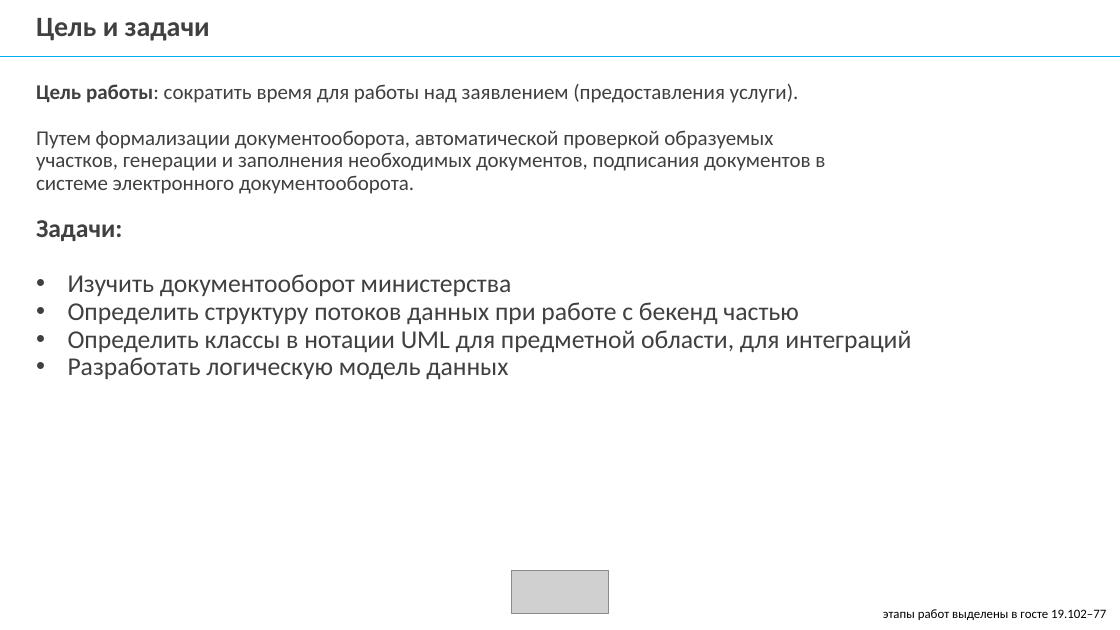
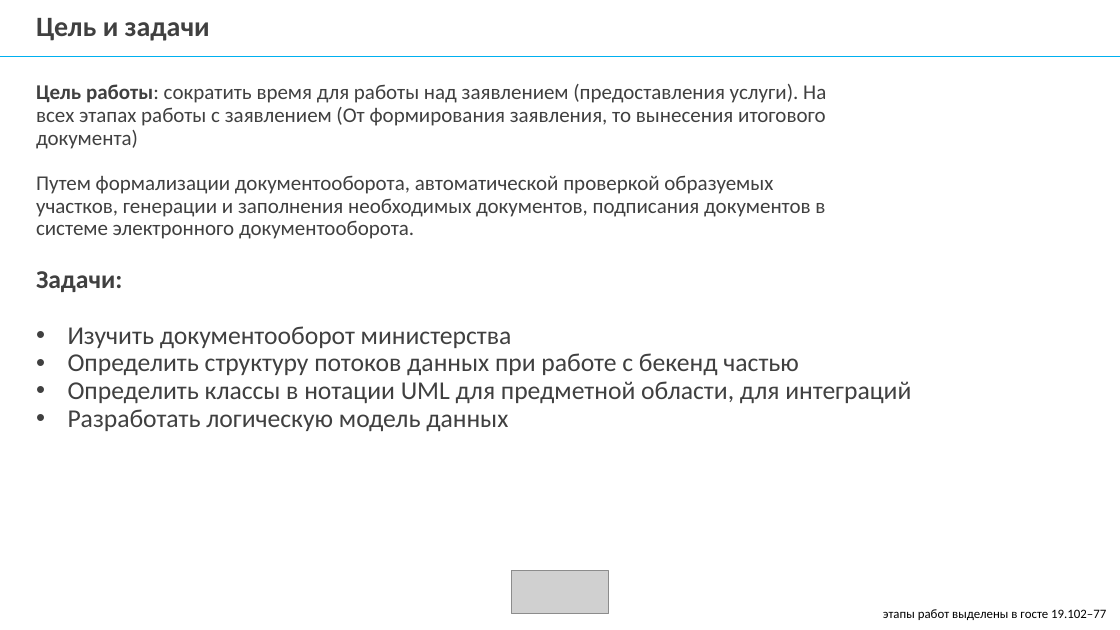
Before and after one commit to mcdodik20008/docs, a slide deck: slide 7 of Презентация диплома.pptx. Drawn at 1120x630 pixels with LibreOffice and Linux fonts; fonts in the diff are those of the drawing; grey boxes stand for pictures; background and template pictures are left out. Boxes give left, top, right and bottom in pixels: in the first picture for what was removed or moved away, otherwise in the second. Text is boxed around its words. In the diff, an @@ line names an element or a change of style, - is before the commit and + after.

```diff
--- a/Презентация диплома.pptx
+++ b/Презентация диплома.pptx
@@ text at (x1=36, y1=84, x2=826, y2=149): text changed; text colour #646464 to #404040 @@
-Цель работы: сократить время для работы над заявлением (предоставления услуги).
+Цель работы: сократить время для работы над заявлением (предоставления услуги). На всех этапах работы с заявлением (От формирования заявления, то вынесения итогового документа)
@@ text at (x1=36, y1=175, x2=825, y2=239): text colour #646464 to #404040 in "Путем формализации документооборота, автоматической проверко ..." @@
@@ text "Задачи:" moved from (x1=36, y1=220, x2=911, y2=379) to (x1=36, y1=271, x2=911, y2=431) @@
@@ text "Задачи:" at (x1=36, y1=271, x2=911, y2=431): text colour #646464 to #404040 @@
```
Also in this commit, not shown: 17 other slides changed, 1 other file.
